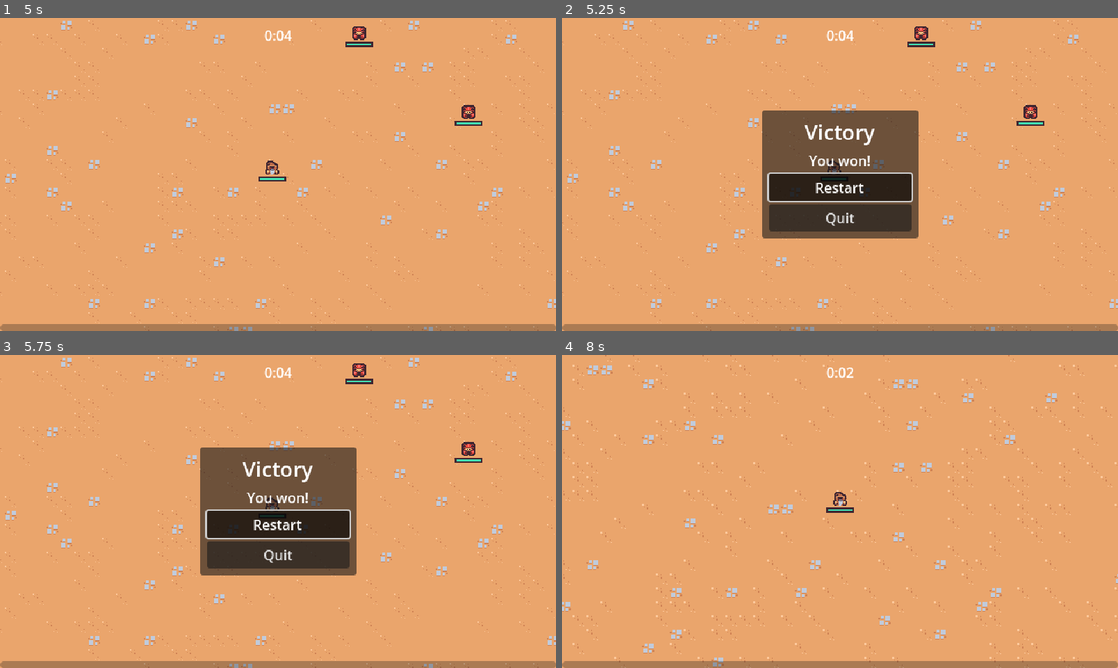
Above: before the commit, frames 1-4 (two rows, left to right).
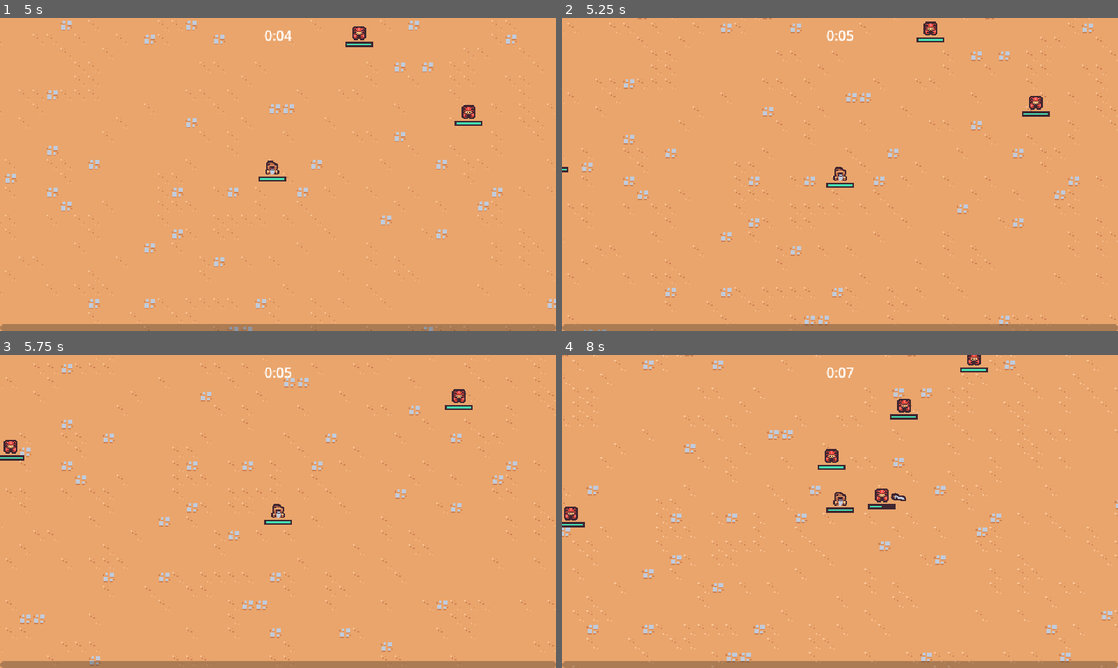
Above: after the commit, the same moments.

Repository: arrbaron/godot-survivor-tutorial
Game: Godot game, scene res://scenes/main/main.tscn
The game is run twice, just before and just after one commit, with the same random seed, the same clock (stepped at 60 frames per second) and the same inputs.
Inputs (mouse positions are in pixels of both pictures, inside the frame that each line leads up to):
- Up to frame 1 (5 s): move the mouse to (400, 158) at 0.52 s; press the mouse at (400, 158) at 0.53 s; hold D (move_right) 0.53-1.28 s; move the mouse to (166, 190) at 1.27 s; release the mouse at (166, 190) at 1.28 s; hold S (move_down) 1.28-2.03 s; click (166, 190) at 1.35 s; move the mouse to (333, 105) at 2.02 s; press the mouse at (333, 105) at 2.03 s; hold D (move_right) 2.03-2.78 s; move the mouse to (250, 237) at 2.77 s; release the mouse at (250, 237) at 2.78 s; hold W (move_up) 2.78-3.53 s; click (250, 237) at 2.85 s; move the mouse to (444, 221) at 3.52 s; press the mouse at (444, 221) at 3.53 s; hold A (move_left) from 3.53 s (still down); move the mouse to (111, 127) at 4.27 s; release the mouse at (111, 127) at 4.28 s; click (111, 127) at 4.35 s
- Up to frame 2 (5.25 s): move the mouse to (867, 174) at 5.02 s; release A (move_left) at 5.03 s; press the mouse at (867, 174) at 5.03 s; hold S (move_down) from 5.03 s (still down)
- Up to frame 3 (5.75 s): keep holding S (move_down)
- Up to frame 4 (8 s): release S (move_down) at 5.75 s; release the mouse at (867, 511) at 5.75 s; click (840, 524) at 5.75 s, where only the run before the commit has a clickable "Restart"; move the mouse to (756, 433) at 6.52 s; hold D (move_right) 6.53-7.28 s; click (756, 433) at 6.6 s; move the mouse to (962, 495) at 7.27 s; press the mouse at (962, 495) at 7.28 s; hold W (move_up) from 7.28 s (still down)

Frame 1 is identical in both runs. In frame 2, 16% of the frame differs, in the area x 0-100%, y 0-100%; in frame 3, 16%; in frame 4, 5.9%.

Commit message:
Converts victory screen to generic end screen

Diff:
--- a/scenes/components/health_component.gd
+++ b/scenes/components/health_component.gd
@@ -28,4 +28,4 @@
 func check_death():
 	if current_health == 0:
 		died.emit()
-		owner.queue_free()
+		# owner.queue_free()
--- /dev/null
+++ b/scenes/main/main.gd
@@ -0,0 +1,16 @@
+class_name Main
+extends Node
+
+@export var end_screen_scene: PackedScene
+
+@onready var player := %Player as Player
+
+
+func _ready():
+	player.health_component.died.connect(on_player_died)
+
+
+func on_player_died():
+	var end_screen_instance = end_screen_scene.instantiate() as EndScreen
+	add_child(end_screen_instance)
+	end_screen_instance.set_defeat()
--- a/scenes/main/main.tscn
+++ b/scenes/main/main.tscn
@@ -1,16 +1,20 @@
-[gd_scene load_steps=10 format=3 uid="uid://f1ct6pm60nuy"]
+[gd_scene load_steps=12 format=3 uid="uid://f1ct6pm60nuy"]
 
 [ext_resource type="PackedScene" uid="uid://drli7r7yf7qr6" path="res://scenes/ui/arena_time_ui.tscn" id="1_5wijc"]
 [ext_resource type="TileSet" uid="uid://d0hawyskvb7vh" path="res://resources/tileset.tres" id="1_iipv0"]
 [ext_resource type="PackedScene" uid="uid://ca5c5tkyv568e" path="res://scenes/game_objects/player/player.tscn" id="1_mlwyk"]
 [ext_resource type="PackedScene" uid="uid://bisu68fbnualv" path="res://scenes/managers/enemy_manager.tscn" id="1_nrcbl"]
+[ext_resource type="Script" path="res://scenes/main/main.gd" id="1_v8n5i"]
 [ext_resource type="PackedScene" uid="uid://crwocdqtpm3pt" path="res://scenes/ui/experience_bar.tscn" id="2_2txqh"]
 [ext_resource type="PackedScene" uid="uid://caexria666ydq" path="res://scenes/managers/arena_time_manager.tscn" id="2_16qcw"]
+[ext_resource type="PackedScene" uid="uid://cjx1efee2e6i6" path="res://scenes/ui/end_screen.tscn" id="2_ydpbg"]
 [ext_resource type="PackedScene" uid="uid://bylx2pgj7y7i" path="res://scenes/game_objects/game_camera/game_camera.tscn" id="3_tts74"]
 [ext_resource type="PackedScene" uid="uid://0a0slus1b2i0" path="res://scenes/managers/experience_manager.tscn" id="4_3tl3m"]
 [ext_resource type="PackedScene" uid="uid://bbpcnuoif0ki0" path="res://scenes/managers/upgrade_manager.tscn" id="6_3xsud"]
 
 [node name="Main" type="Node"]
+script = ExtResource("1_v8n5i")
+end_screen_scene = ExtResource("2_ydpbg")
 
 [node name="ArenaTimeUI" parent="." node_paths=PackedStringArray("arena_time_manager") instance=ExtResource("1_5wijc")]
 arena_time_manager = NodePath("../ArenaTimeManager")
@@ -38,6 +42,7 @@
 y_sort_enabled = true
 
 [node name="Player" parent="Entities" instance=ExtResource("1_mlwyk")]
+unique_name_in_owner = true
 position = Vector2(155, 100)
 
 [node name="Foreground" type="Node2D" parent="." groups=["foreground_layer"]]
--- a/scenes/managers/arena_time_manager.gd
+++ b/scenes/managers/arena_time_manager.gd
@@ -1,7 +1,7 @@
 class_name ArenaTimeManager
 extends Node
 
-@export var victory_screen_scene: PackedScene
+@export var end_screen_scene: PackedScene
 
 @onready var timer: Timer = $Timer
 
@@ -15,5 +15,6 @@
 
 
 func on_timer_timeout():
-	var victory_screen_instance = victory_screen_scene.instantiate()
-	add_child(victory_screen_instance)
+	var end_screen_instance = end_screen_scene.instantiate() as EndScreen
+	add_child(end_screen_instance)
+	end_screen_instance.set_victory()
--- a/scenes/managers/arena_time_manager.tscn
+++ b/scenes/managers/arena_time_manager.tscn
@@ -1,13 +1,13 @@
 [gd_scene load_steps=3 format=3 uid="uid://caexria666ydq"]
 
 [ext_resource type="Script" path="res://scenes/managers/arena_time_manager.gd" id="1_tl3w3"]
-[ext_resource type="PackedScene" uid="uid://cjx1efee2e6i6" path="res://scenes/ui/victory_screen.tscn" id="2_h0mhe"]
+[ext_resource type="PackedScene" uid="uid://cjx1efee2e6i6" path="res://scenes/ui/end_screen.tscn" id="2_44grs"]
 
 [node name="ArenaTimeManager" type="Node"]
 script = ExtResource("1_tl3w3")
-victory_screen_scene = ExtResource("2_h0mhe")
+end_screen_scene = ExtResource("2_44grs")
 
 [node name="Timer" type="Timer" parent="."]
-wait_time = 5.0
+wait_time = 600.0
 one_shot = true
 autostart = true
--- /dev/null
+++ b/scenes/ui/end_screen.gd
@@ -0,0 +1,28 @@
+class_name EndScreen
+extends CanvasLayer
+
+
+func _ready():
+	get_tree().paused = true
+	%RestartButton.pressed.connect(on_restart_button_pressed)
+	%QuitButton.pressed.connect(on_quit_button_pressed)
+
+
+func set_victory():
+	%TitleLabel.text = "Victory"
+	%DescriptionLabel.text = "You win!"
+
+
+func set_defeat():
+	%TitleLabel.text = "Defeat"
+	%DescriptionLabel.text = "You lost!"
+
+
+func on_restart_button_pressed():
+	get_tree().paused = false
+	var main_scene_path := "res://scenes/main/main.tscn"
+	get_tree().change_scene_to_file(main_scene_path)
+
+
+func on_quit_button_pressed():
+	get_tree().quit()
--- a/scenes/ui/victory_screen.tscn
+++ b/scenes/ui/end_screen.tscn
@@ -1,10 +1,10 @@
 [gd_scene load_steps=2 format=3 uid="uid://cjx1efee2e6i6"]
 
-[ext_resource type="Script" path="res://scenes/ui/victory_screen.gd" id="1_hy8rb"]
+[ext_resource type="Script" path="res://scenes/ui/end_screen.gd" id="1_r7bxo"]
 
-[node name="VictoryScreen" type="CanvasLayer"]
+[node name="EndScreen" type="CanvasLayer"]
 process_mode = 3
-script = ExtResource("1_hy8rb")
+script = ExtResource("1_r7bxo")
 
 [node name="MarginContainer" type="MarginContainer" parent="."]
 anchors_preset = 15
@@ -29,14 +29,16 @@
 [node name="VBoxContainer" type="VBoxContainer" parent="MarginContainer/PanelContainer/MarginContainer"]
 layout_mode = 2
 
-[node name="Label" type="Label" parent="MarginContainer/PanelContainer/MarginContainer/VBoxContainer"]
+[node name="TitleLabel" type="Label" parent="MarginContainer/PanelContainer/MarginContainer/VBoxContainer"]
+unique_name_in_owner = true
 layout_mode = 2
 theme_override_font_sizes/font_size = 24
 text = "Victory"
 horizontal_alignment = 1
 vertical_alignment = 1
 
-[node name="Label2" type="Label" parent="MarginContainer/PanelContainer/MarginContainer/VBoxContainer"]
+[node name="DescriptionLabel" type="Label" parent="MarginContainer/PanelContainer/MarginContainer/VBoxContainer"]
+unique_name_in_owner = true
 layout_mode = 2
 text = "You won!"
 horizontal_alignment = 1
--- a/scenes/ui/victory_screen.gd
+++ /dev/null
@@ -1,18 +0,0 @@
-class_name VictoryScreen
-extends CanvasLayer
-
-
-func _ready():
-	get_tree().paused = true
-	%RestartButton.pressed.connect(on_restart_button_pressed)
-	%QuitButton.pressed.connect(on_quit_button_pressed)
-
-
-func on_restart_button_pressed():
-	get_tree().paused = false
-	var main_scene := "res://scenes/main/main.tscn"
-	get_tree().change_scene_to_file(main_scene)
-
-
-func on_quit_button_pressed():
-	get_tree().quit()
